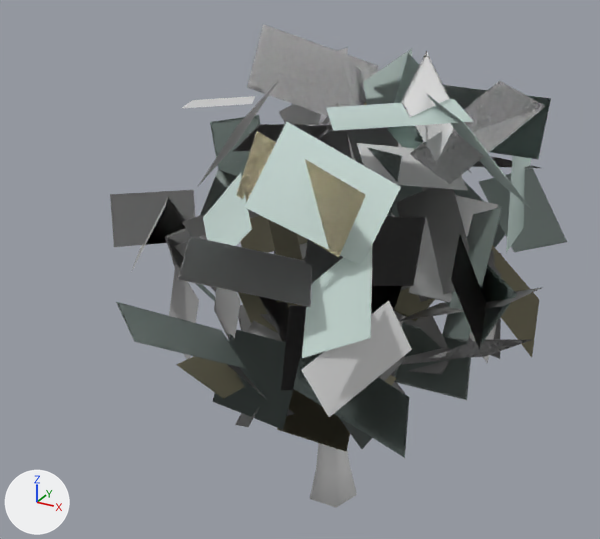
Two versions of the glTF model public/models/homes/tree-oak-lite.lod0.glb, one commit apart.
The view is the same before and after, from a 50 mm camera at (2.81, -5.61, 4.96) aimed at (-0.23, -0.08, 2.19). The axes (+X, +Y, +Z) are drawn at lower left. The lights are the same throughout. The picture after the commit comes second. Vertices at exactly the same position are counted once.

In view in the first picture: 'tree-oak-lite'.
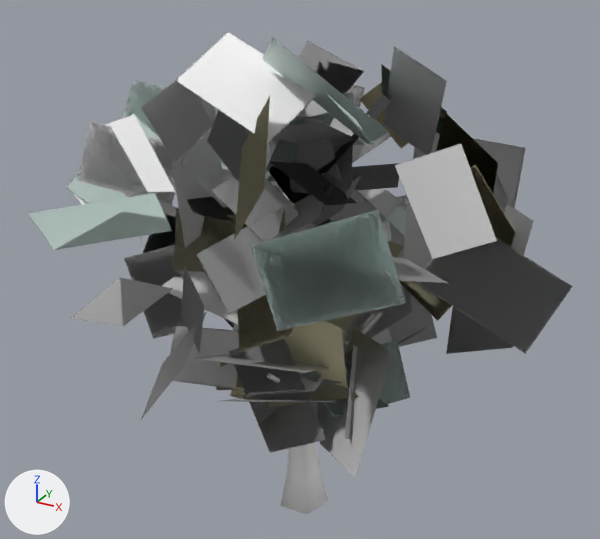
Boxes (x1, y1, x2, y2) around the edits, measured in the pictures (600 x 539 px; the box of a moved part takes in the faces that stretch with it):
'tree-oak-lite', reshaped, moved, rescaled (19% wider)
    before: (110, 24, 567, 507)
    after: (28, 32, 573, 515)
part 1 of me_tree_oak_lite, moved or reshaped
    before: (310, 443, 357, 507)
    after: (280, 442, 328, 515)
part 2 of me_tree_oak_lite, moved or reshaped (not visible before)
    after: (359, 312, 376, 329)
part 3 of me_tree_oak_lite, moved or reshaped (not visible before)
    after: (267, 373, 280, 383)
part 4 of me_tree_oak_lite, moved or reshaped
    before: (116, 47, 567, 416)
    after: (124, 84, 573, 477)

What the commit changed:
me_tree_oak_lite is used by ob_tree_oak_lite; location (0.0, 0.0, 2.039); scale (2.05, 2.05, 2.05).
me_tree_oak_lite had 652 vertices, 738 faces and spanned x -0.85..0.85, y -0.96..0.96, z -1.0..1.0.
me_tree_oak_lite now has 652 vertices, 738 faces and spans x -0.93..0.93, y -0.76..0.76, z -1.0..1.0.
me_tree_oak_lite part 1: the loose piece of 30 vertices spanning x -0.07..0.15, y -0.11..0.1, z -1.0..-0.25 is moved by (-0.09, -0.1, -0.01).
me_tree_oak_lite part 2: the loose piece of 17 vertices spanning x 0.0..0.32, y -0.04..0.07, z -0.57..-0.04 is moved by (-0.09, -0.1, -0.02).
me_tree_oak_lite part 3: the loose piece of 17 vertices spanning x 0.0..0.09, y -0.34..0.02, z -0.53..-0.18 is moved by (-0.09, -0.1, -0.02).
me_tree_oak_lite part 4: 537 of 652 vertices moved; they spanned x -0.85..0.85, y -0.96..0.96, z -0.6..1.0 and now span x -0.93..0.93, y -0.76..0.76, z -0.63..1.0; mean shift (-0.16, -0.1, -0.02); largest move (0.6, 0.42, -0.12) -> (-0.74, -0.48, 0.57).
Other edits to the shape of me_tree_oak_lite do not show in these pictures.
Object 'tree-oak-lite' (ob_tree_oak_lite) moves from (0.0, 0.0, 2.039) to (0.0, 0.0, 2.087).
Object 'tree-oak-lite' (ob_tree_oak_lite) is rescaled from (2.05, 2.05, 2.05) to (2.1, 2.1, 2.1).
